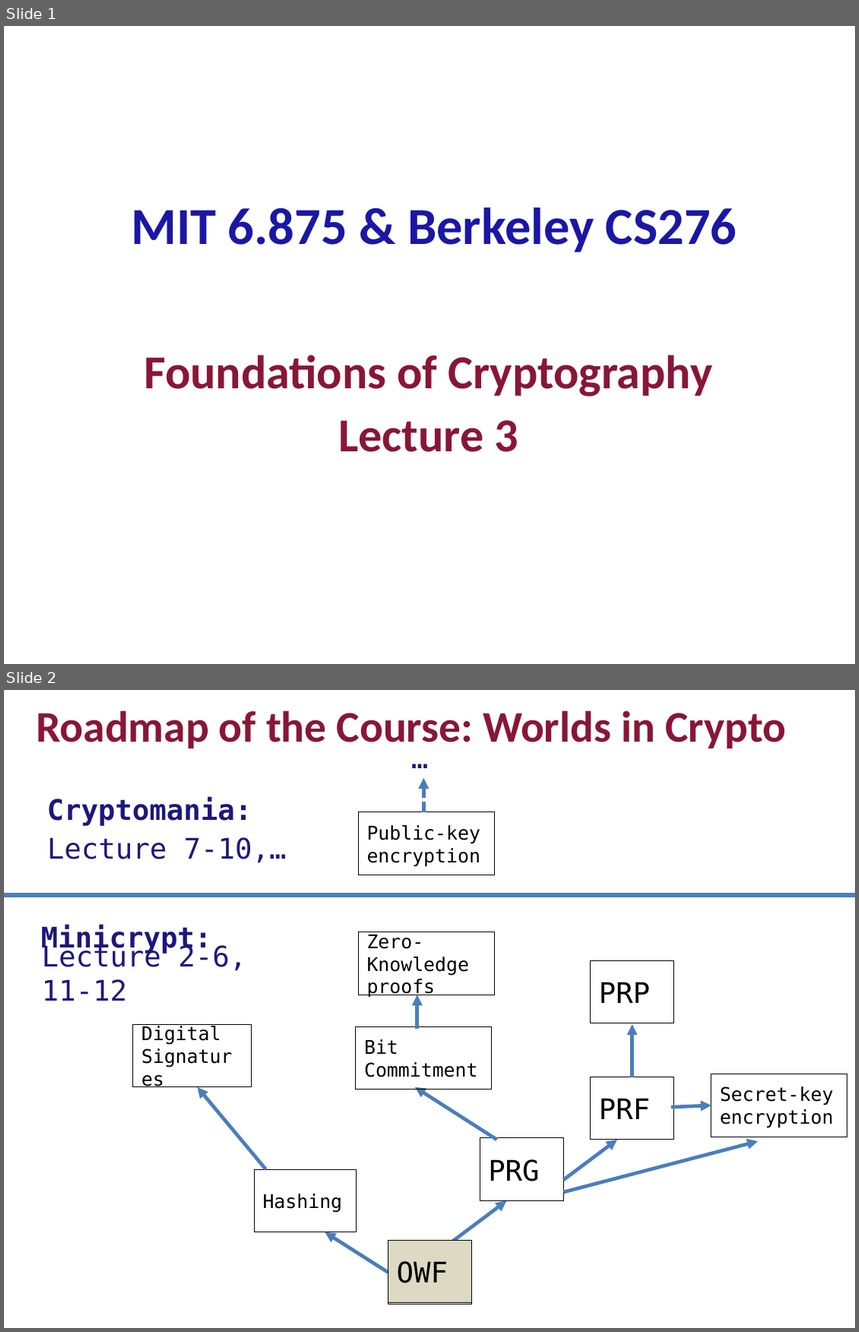
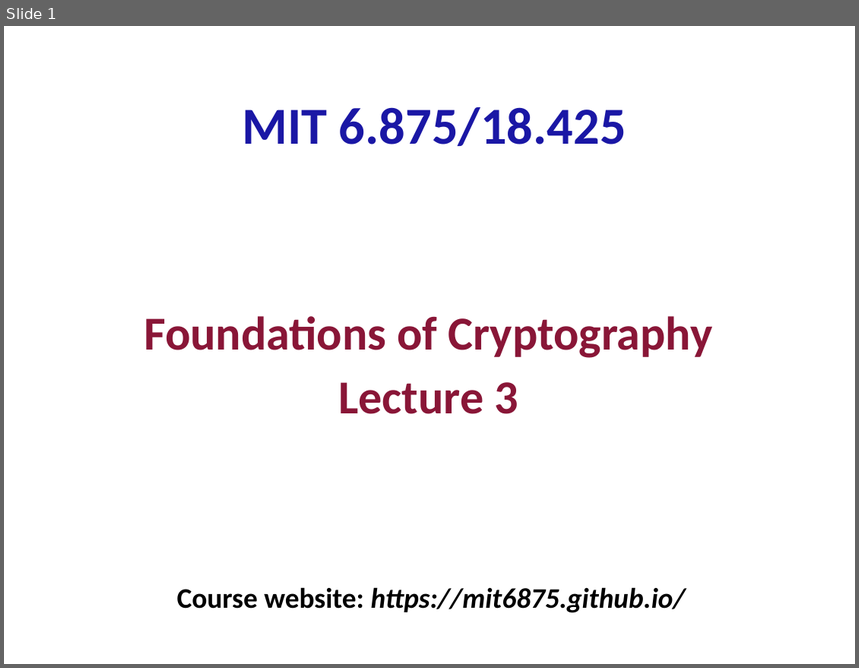
Before and after one commit to mit6875/mit6875.github.io, a slide deck: SLIDES/lec3.pptx. Shown one above the other, each under a label of ours: slides 1 and 2 before the commit, slide 1 after it. The pictures are 859x1332 and 859x668 pixels, drawn with LibreOffice and Linux fonts; fonts in the diff are those of the drawing. Boxes give left, top, right and bottom in pixels: in the first picture for what was removed or moved away, otherwise in the second. Text is boxed around its words. In the diff, an @@ line names an element or a change of style, - is before the commit and + after.

```diff
--- a/SLIDES/lec3.pptx
+++ b/SLIDES/lec3.pptx
@@ slide 2 removed at [4,690,855,1328], background #FFFFFF @@
@@ text removed at [36,711,786,749] @@
-Roadmap of the Course: Worlds in Crypto
@@ text removed at [403,734,473,781] @@
-…
@@ arrow removed from (424, 812) to (424, 777) @@
@@ text removed at [47,797,253,826] @@
-Cryptomania:
@@ rectangle removed at [358,812,494,875] @@
-Public-key encryption
@@ text removed at [47,837,287,863] @@
-Lecture 7-10,…
@@ line removed from (4, 895) to (855, 895) @@
@@ text removed at [41,925,212,954] @@
-Minicrypt:
@@ text removed at [42,944,246,1001] @@
-Lecture 2-6, 11-12
@@ rectangle removed at [712,1074,848,1137] @@
-Secret-key encryption
@@ group removed at [133,932,712,1273]: 7 arrows, 6 rectangles @@
-PRF
-Hashing
-Digital Signatures
-PRP
-Bit Commitment
-Zero-Knowledge proofs
@@ rectangle removed at [480,1138,563,1201] @@
-PRG
@@ arrow removed from (563, 1192) to (758, 1141) @@
@@ arrow removed from (453, 1242) to (507, 1201) @@
@@ rectangle removed at [388,1242,471,1305] @@
-OWF
@@ rectangle removed at [388,1241,471,1304] @@
-OWF
@@ slide 1 changed as well @@
@@ text at [243,107,626,146]: text changed @@
-MIT 6.875 & Berkeley CS276
+MIT 6.875/18.425
@@ text "Foundations of Cryptography": place and size @@
-text "Foundations of Cryptography" at [144,355,713,397]
+text "Foundations of Cryptography" at [144,316,713,358]
@@ text "Lecture 3": place and size @@
-text "Lecture 3" at [338,420,518,452]
+text "Lecture 3" at [338,382,518,414]
@@ text added at [177,588,686,613], 24 pt, text #000000, bold, italic @@
+Course website: https://mit6875.github.io/
```
Also in this commit, not shown: 2 other slides changed, 41 slides added, 39 other slides removed, 1 other file.
